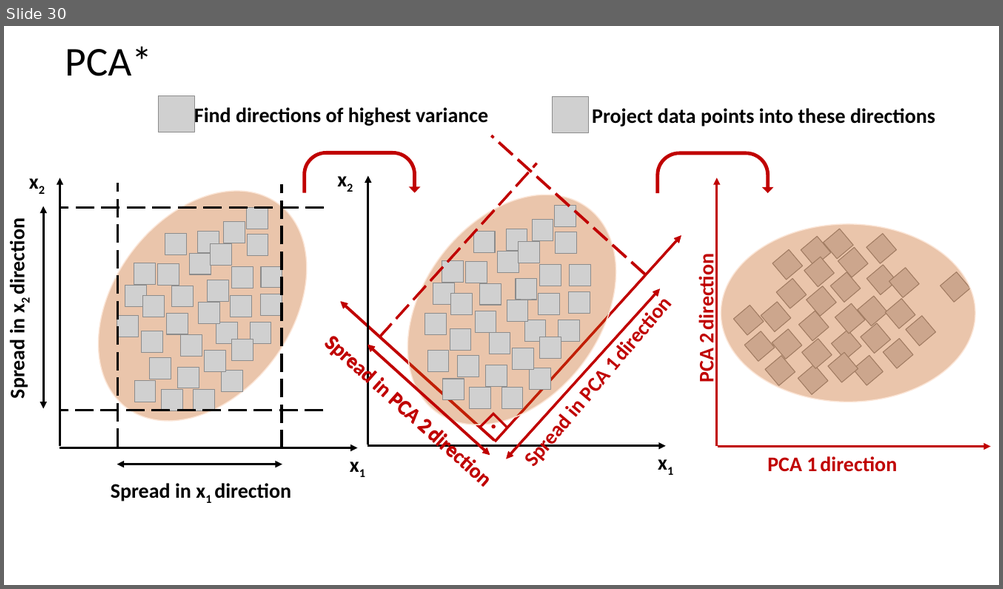
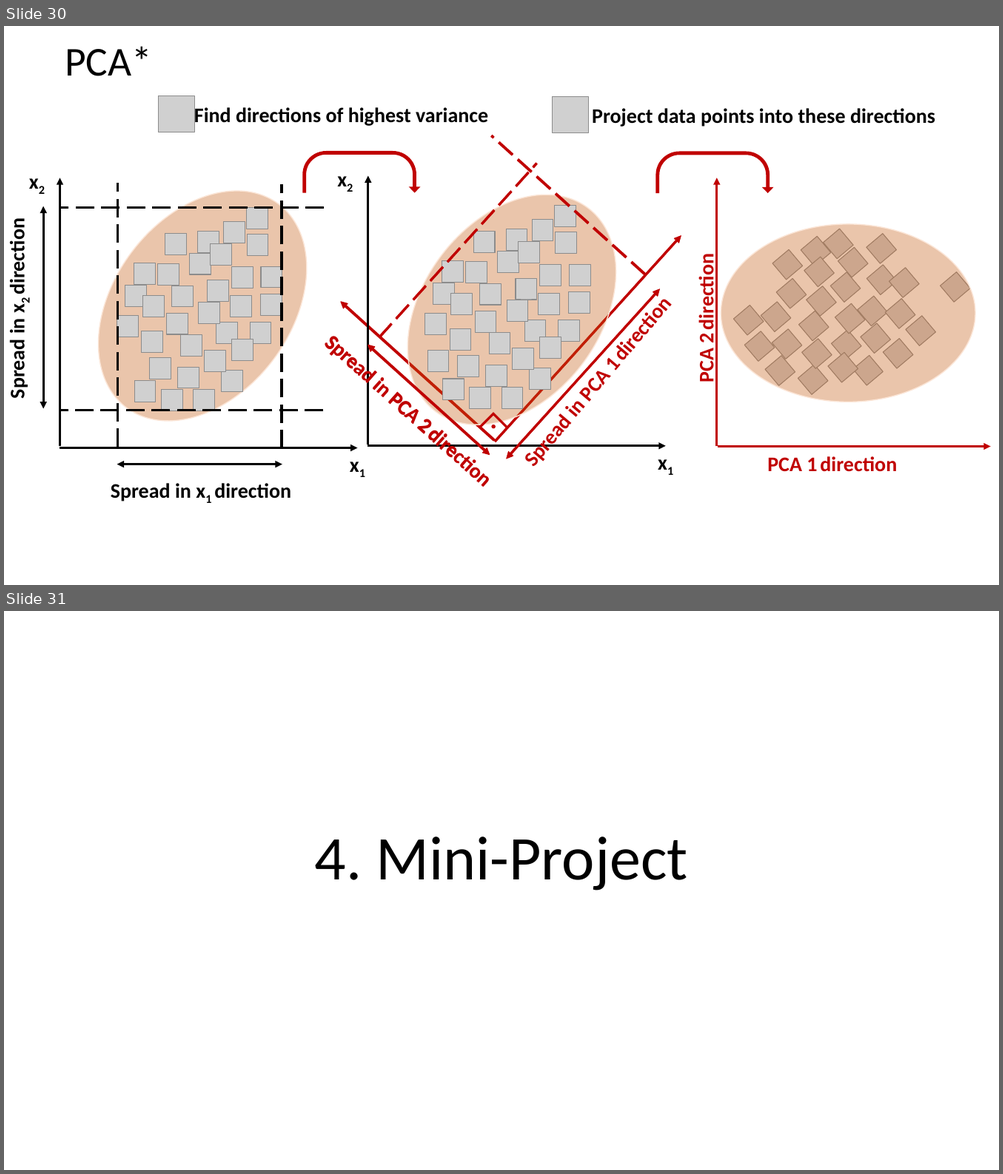
Before and after one commit to fsb-edu/ML4Food, a slide deck: images/Graphics of ML4Food.pptx. Shown one above the other, each under a label of ours: slide 30 before the commit, slides 30 and 31 after it. The pictures are 1003x589 and 1003x1174 pixels, drawn with LibreOffice and Linux fonts; fonts in the diff are those of the drawing; grey boxes stand for pictures. Boxes give left, top, right and bottom in pixels: in the first picture for what was removed or moved away, otherwise in the second. Text is boxed around its words. In the diff, an @@ line names an element or a change of style, - is before the commit and + after.

Commit message:
mini project v1 done, checklist in progress

```diff
--- a/images/Graphics of ML4Food.pptx
+++ b/images/Graphics of ML4Food.pptx
@@ slide 31 added at (4,611,999,1170), background #FFFFFF @@
@@ title added at (315,837,688,891), 60 pt, text #000000 @@
+4. Mini-Project
```
Also in this commit, not shown: 1 other slide added, 4 other files.
